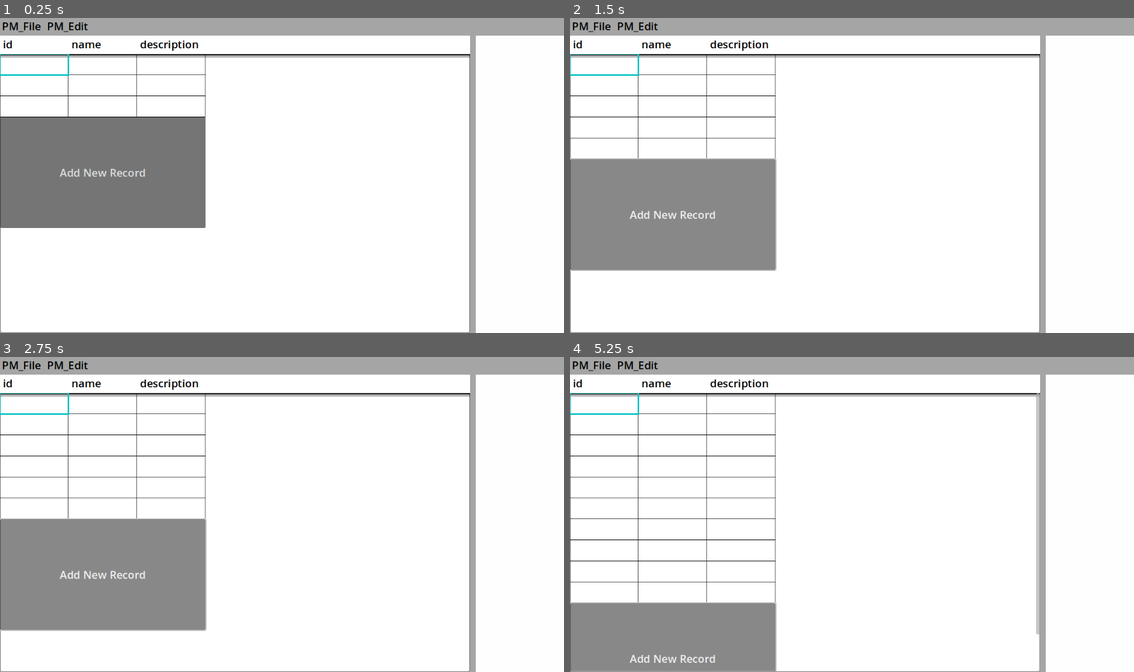
Above: before the commit, frames 1-4 (two rows, left to right).
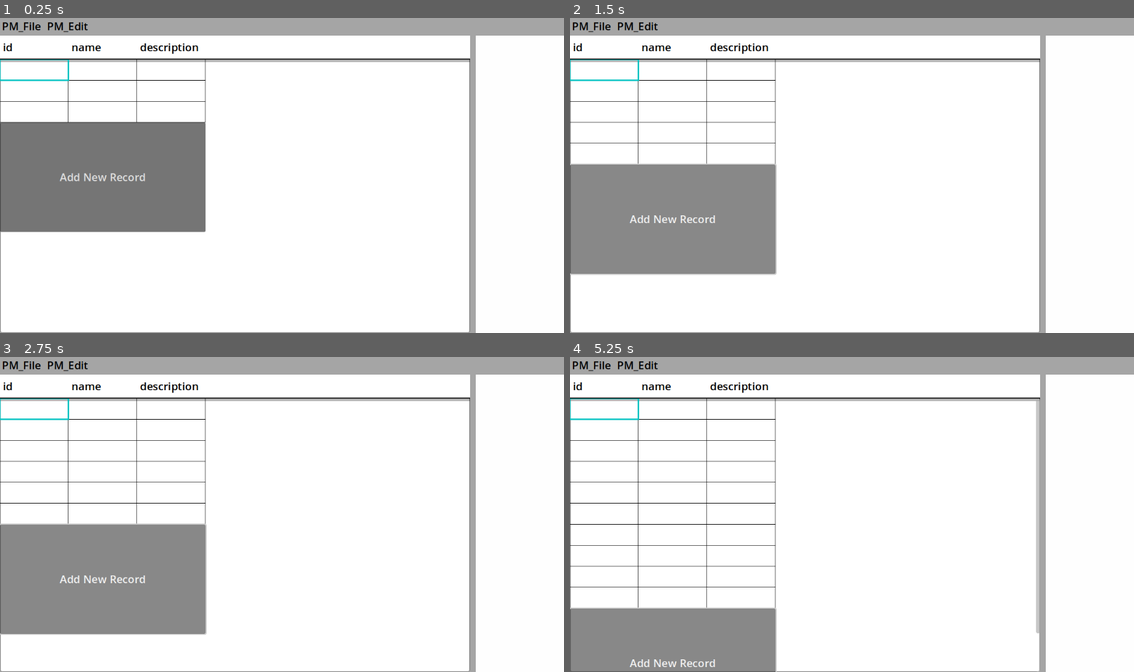
Above: after the commit, the same moments.

Repository: CoolDove/tabro
Game: Godot game, scene res://main.tscn
Same seed, same stepped clock (60 frames per second), same inputs: the game is played once before the commit and once after it.
Inputs:
- Up to frame 1 (0.25 s): no input
- Up to frame 2 (1.5 s): click "Add New Record" at 0.5 s; click "Add New Record" at 1.25 s
- Up to frame 3 (2.75 s): click "Add New Record" at 2 s
- Up to frame 4 (5.25 s): click "Add New Record" at 2.75 s; click "Add New Record" at 3.5 s; click "Add New Record" at 4.25 s; click "Add New Record" at 5 s

The runs differ from the first frame. In frame 1, 4.4% of the frame differs, in the area x 0-84%, y 7-69%; in frame 2, 4.9%; in frame 3, 5.1%; in frame 4, 5.4%, in the area x 0-84%, y 7-100%.

Commit message:
adjust layout

Diff:
--- a/scenes/table_edit.gd
+++ b/scenes/table_edit.gd
@@ -1,12 +1,10 @@
 extends Control
 class_name TableEdit
 
-@onready var titlescroller = $TitleScroller
-@onready var titleline = $TitleScroller/TitleLine
-@onready var gridscroller = $ScrollContainer
-@onready var grid = $ScrollContainer/Grid
-
-@onready var _grid_hover_highlight_mark = $HoverHighlightMark
+@onready var titlescroller = $VBoxContainer/TitleScroller
+@onready var titleline = $VBoxContainer/TitleScroller/TitleLine
+@onready var gridscroller = $VBoxContainer/ScrollContainer
+@onready var grid = $VBoxContainer/ScrollContainer/Grid
 
 var cell_value_edit : CellValueEdit
 
@@ -114,9 +112,7 @@
 	_virtual_spacing_after.size_flags_horizontal = Control.SIZE_EXPAND_FILL
 	_virtual_spacing_after.size_flags_vertical = Control.SIZE_SHRINK_END
 	_virtual_spacing_after.pressed.connect(func():
-		var strarray = PackedStringArray()
-		strarray.resize(fields.size())
-		data.records.append(strarray)
+		data.add_record()
 		refresh()
 	)
 
@@ -145,9 +141,8 @@
 		if draw_cell is Rect2:
 			grid.draw_rect(draw_cell, Color(0x00c2c1ff), false, 3)
 	)
-
-	# Visual stuff
-	remove_child(_grid_hover_highlight_mark)
+	if data != null:
+		call_deferred("refresh")
 
 func _enter_tree():
 	_pool_label = Node.new()
@@ -238,14 +233,7 @@
 		new_hover_cell = Vector2i(hoverx, hovery)
 	if new_hover_cell == hover_cell:
 		return
-	var new_hover_celledit = _get_celledit_from_hover_cell(new_hover_cell)
 	if hover_cell != new_hover_cell:
-		var old_parent = _grid_hover_highlight_mark.get_parent()
-		if old_parent != null:
-			old_parent.remove_child(_grid_hover_highlight_mark)
-		if new_hover_celledit != null:
-			_grid_hover_highlight_mark.set_anchors_preset(PRESET_FULL_RECT)
-			# new_hover_celledit.add_child(_grid_hover_highlight_mark, false, INTERNAL_MODE_BACK)
 		queue_redraw()
 	hover_cell = new_hover_cell
 	grid.queue_redraw()
@@ -284,15 +272,10 @@
 	for fidx in range(0, fields_count):
 		var field = fields[fidx]
 		var celledit = titleline.get_child(fidx) as Label
-		# var field = Field.new()
-		# field.name = f
-		# field.width = 160 + hash(f) % 40
-		# fields.push_back(field)
-
 		# Set field edit
 		_initialize_celledit(celledit)
 		celledit.text = field.name
-		celledit.custom_minimum_size = Vector2(field.width, titleline.size.y)
+		celledit.custom_minimum_size = Vector2(field.width, cell_height + 4)
 
 	var visible_record_count = min(\
 			visible_end - visible_begin, data.records.size() - visible_begin
--- a/scenes/table_edit.tscn
+++ b/scenes/table_edit.tscn
@@ -36,50 +36,38 @@
 theme_override_styles/panel = SubResource("StyleBoxFlat_qqa4w")
 script = ExtResource("1_qqa4w")
 
-[node name="TitleScroller" type="ScrollContainer" parent="."]
-clip_contents = false
-custom_minimum_size = Vector2(0, 36)
-layout_mode = 1
-anchors_preset = 10
-anchor_right = 1.0
-offset_bottom = 40.0
-grow_horizontal = 2
-theme_override_styles/panel = SubResource("StyleBoxFlat_b7skw")
-theme_override_styles/focus = SubResource("StyleBoxFlat_b7skw")
-horizontal_scroll_mode = 3
-vertical_scroll_mode = 0
-
-[node name="TitleLine" type="HBoxContainer" parent="TitleScroller"]
-custom_minimum_size = Vector2(0, 36)
-layout_mode = 2
-size_flags_horizontal = 3
-theme_override_constants/separation = 0
-
-[node name="ScrollContainer" type="ScrollContainer" parent="."]
-layout_mode = 1
-anchors_preset = 15
-anchor_right = 1.0
-anchor_bottom = 1.0
-offset_top = 38.0
-offset_bottom = -2.0
-grow_horizontal = 2
-grow_vertical = 2
-size_flags_horizontal = 3
-size_flags_vertical = 3
-vertical_scroll_mode = 4
-
-[node name="Grid" type="VBoxContainer" parent="ScrollContainer"]
-custom_minimum_size = Vector2(400, 0)
-layout_mode = 2
-theme_override_constants/separation = 0
-
-[node name="HoverHighlightMark" type="Panel" parent="."]
-visible = false
+[node name="VBoxContainer" type="VBoxContainer" parent="."]
 layout_mode = 1
 anchors_preset = 15
 anchor_right = 1.0
 anchor_bottom = 1.0
 grow_horizontal = 2
 grow_vertical = 2
-mouse_filter = 2
-theme_type_variation = &"HoverHighlightMark"
+theme_override_constants/separation = 0
+
+[node name="TitleScroller" type="ScrollContainer" parent="VBoxContainer"]
+clip_contents = false
+custom_minimum_size = Vector2(0, 36)
+layout_mode = 2
+size_flags_vertical = 0
+theme_override_styles/panel = SubResource("StyleBoxFlat_b7skw")
+theme_override_styles/focus = SubResource("StyleBoxFlat_b7skw")
+horizontal_scroll_mode = 3
+vertical_scroll_mode = 0
+
+[node name="TitleLine" type="HBoxContainer" parent="VBoxContainer/TitleScroller"]
+custom_minimum_size = Vector2(0, 36)
+layout_mode = 2
+size_flags_horizontal = 3
+theme_override_constants/separation = 0
+
+[node name="ScrollContainer" type="ScrollContainer" parent="VBoxContainer"]
+layout_mode = 2
+size_flags_horizontal = 3
+size_flags_vertical = 3
+vertical_scroll_mode = 4
+
+[node name="Grid" type="VBoxContainer" parent="VBoxContainer/ScrollContainer"]
+custom_minimum_size = Vector2(400, 0)
+layout_mode = 2
+theme_override_constants/separation = 0
